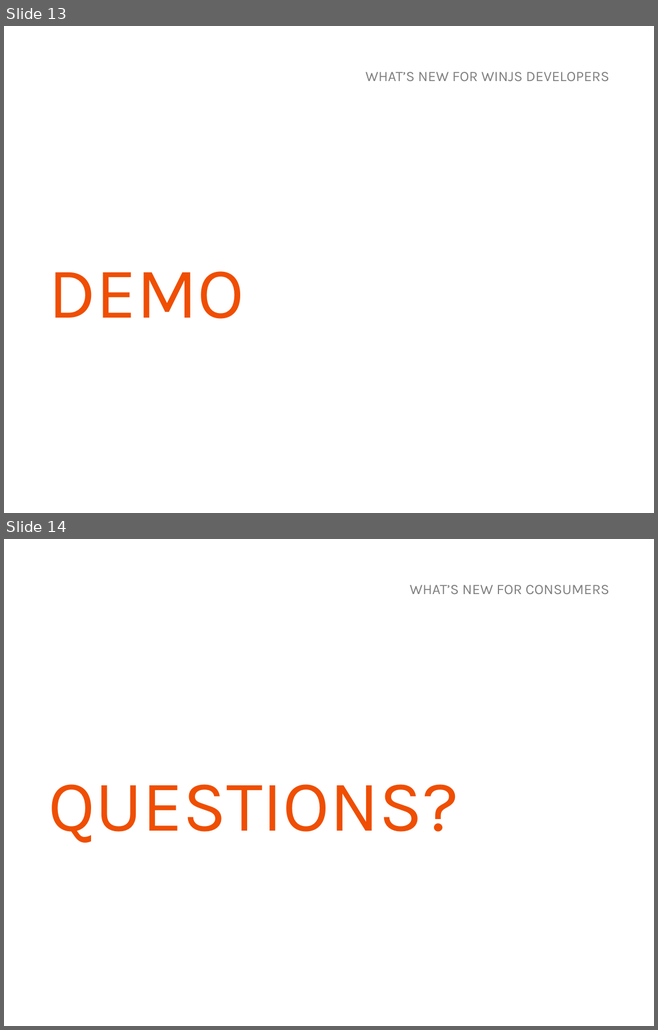
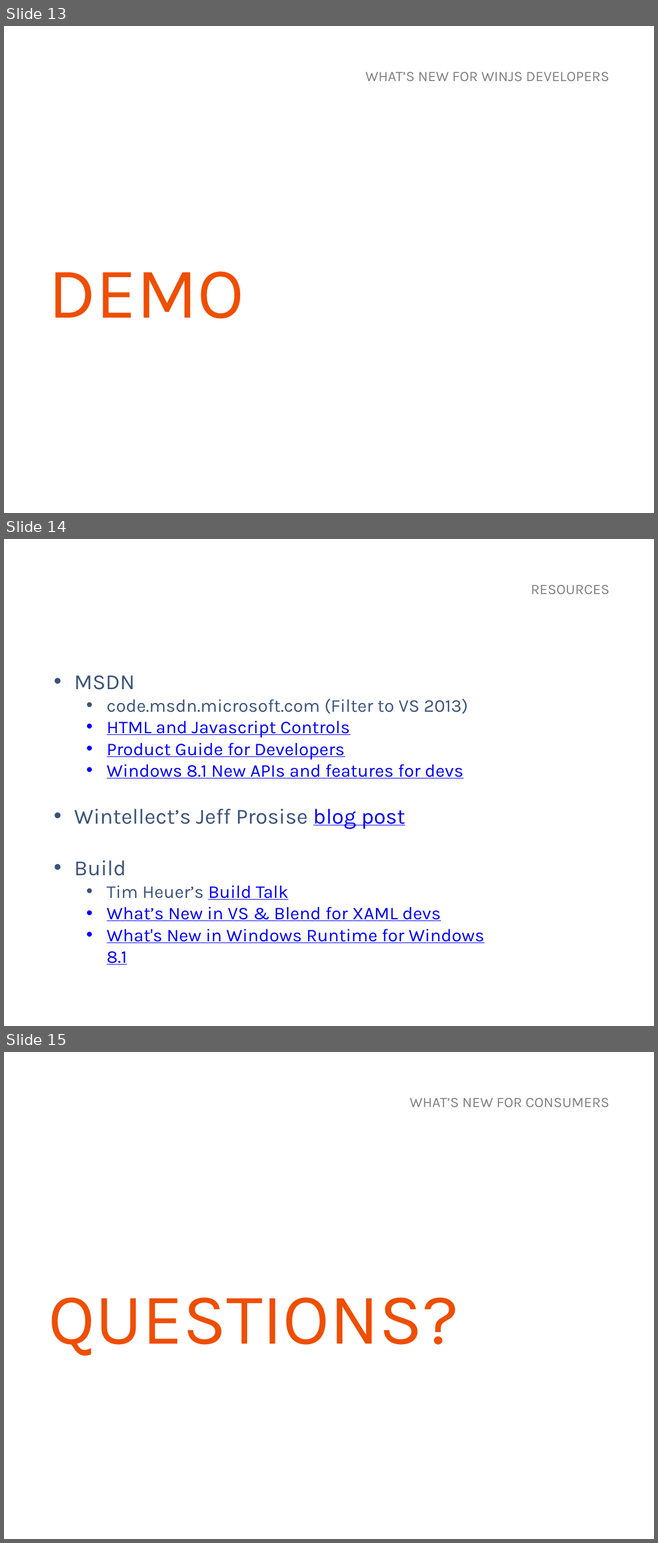
Before and after one commit to MarkerMetro/MarkerMetro.Talks, a slide deck: WhatsNewInWindows81/WhatsNewInWindows81.pptx. Shown one above the other, each under a label of ours: slides 13 and 14 before the commit, slides 13, 14 and 15 after it. The pictures are 658x1030 and 658x1543 pixels, drawn with LibreOffice and Linux fonts; fonts in the diff are those of the drawing; background and template pictures are left out. Boxes give left, top, right and bottom in pixels: in the first picture for what was removed or moved away, otherwise in the second. Text is boxed around its words. In the diff, an @@ line names an element or a change of style, - is before the commit and + after.

Commit message:
Cleanup slides and add resources section

```diff
--- a/WhatsNewInWindows81/WhatsNewInWindows81.pptx
+++ b/WhatsNewInWindows81/WhatsNewInWindows81.pptx
@@ slide 14 added at <box>4,539,654,1026</box>, background picture (left out) @@
@@ text added at <box>531,585,610,594</box>, 16 pt, text #808080 @@
+RESOURCES
@@ text added at <box>74,675,484,943</box>, 20 pt, text #0000FF, underline @@
+• MSDN
+  • code.msdn.microsoft.com (Filter to VS 2013)
+  • HTML and Javascript Controls
+  • Product Guide for Developers
+  • Windows 8.1 New APIs and features for devs
+• Wintellect’s Jeff Prosise blog post
+• Build
+  • Tim Heuer’s Build Talk
+  • What’s New in VS & Blend for XAML devs
+  • What's New in Windows Runtime for Windows 8.1
@@ what was slide 14 is now slide 15 @@
```
Also in this commit, not shown: 4 slides changed.
